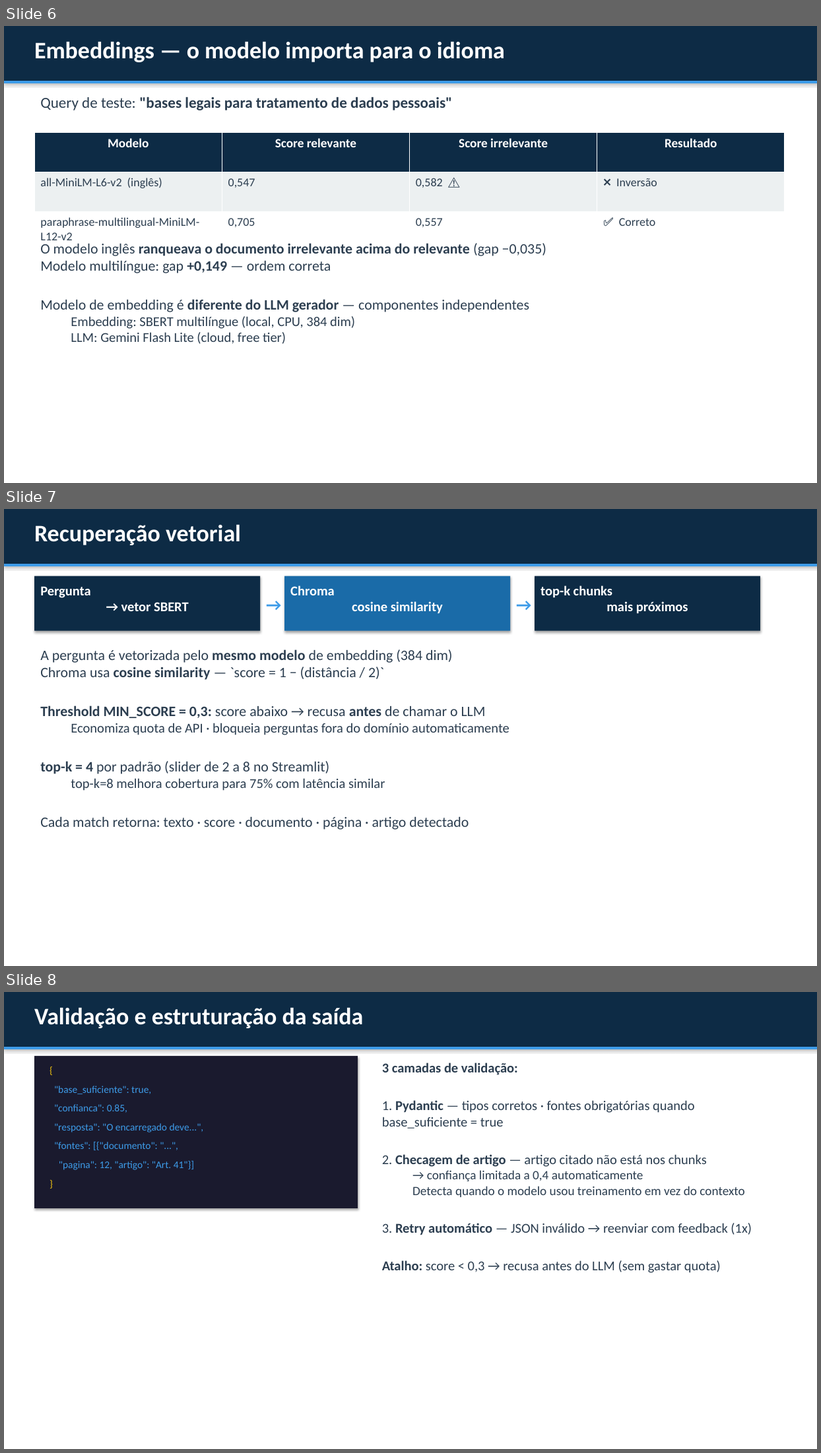
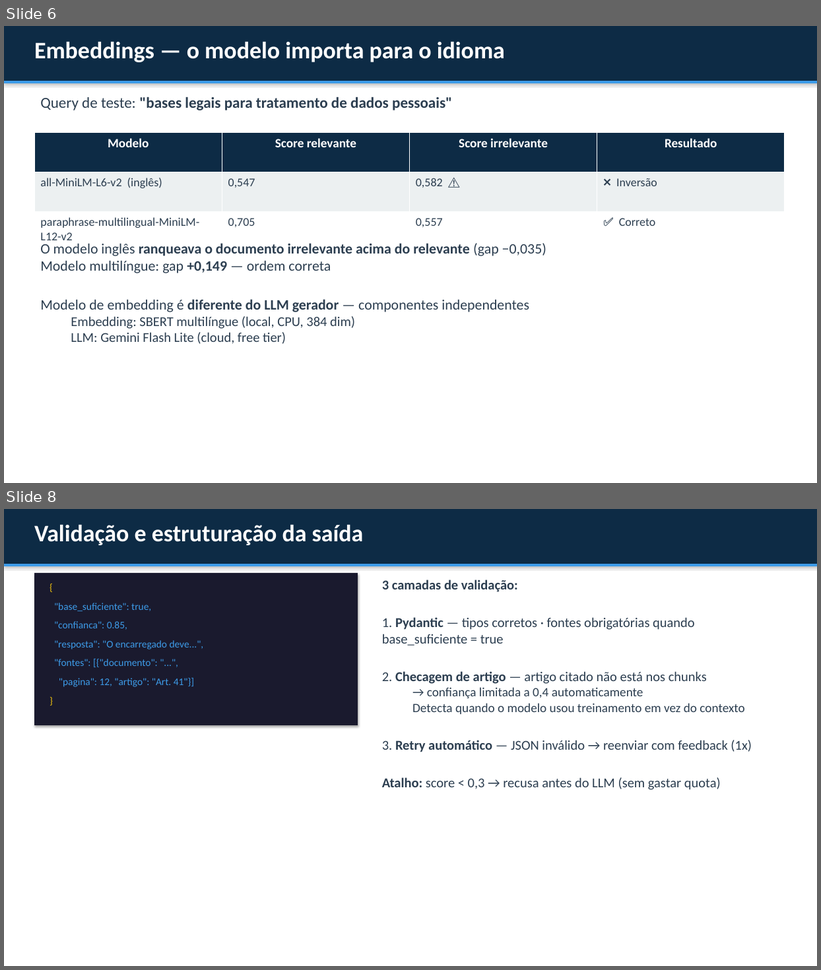
Before and after one commit to kioba0/lgpd-rag-assistant, a slide deck: relatorio/slides_lgpd_rag.pptx. Shown one above the other, each under a label of ours: slides 6, 7 and 8 before the commit, slides 6 and 8 after it; the slides between them are not shown. The pictures are 821x1453 and 821x970 pixels, drawn with LibreOffice and Linux fonts; fonts in the diff are those of the drawing. Boxes give left, top, right and bottom in pixels: in the first picture for what was removed or moved away, otherwise in the second. Text is boxed around its words. In the diff, an @@ line names an element or a change of style, - is before the commit and + after.

```diff
--- a/relatorio/slides_lgpd_rag.pptx
+++ b/relatorio/slides_lgpd_rag.pptx
@@ slide 7 removed at (x1=4, y1=509, x2=817, y2=966), background #FFFFFF @@
@@ rectangle removed at (x1=4, y1=509, x2=817, y2=564) @@
@@ text removed at (x1=34, y1=524, x2=241, y2=545) @@
-Recuperação vetorial
@@ rectangle removed at (x1=4, y1=564, x2=817, y2=566) @@
@@ rectangle removed at (x1=34, y1=576, x2=260, y2=631) @@
@@ text removed at (x1=40, y1=586, x2=189, y2=611) @@
-Pergunta
-→ vetor SBERT
@@ rectangle removed at (x1=284, y1=576, x2=510, y2=631) @@
@@ text removed at (x1=290, y1=586, x2=443, y2=614) @@
-Chroma
-cosine similarity
@@ rectangle removed at (x1=535, y1=576, x2=760, y2=631) @@
@@ text removed at (x1=541, y1=586, x2=688, y2=614) @@
-top-k chunks
-mais próximos
@@ text removed at (x1=260, y1=591, x2=284, y2=616) @@
-→
@@ text removed at (x1=510, y1=591, x2=535, y2=616) @@
-→
@@ text removed at (x1=40, y1=650, x2=510, y2=830) @@
-A pergunta é vetorizada pelo mesmo modelo de embedding (384 dim)
-Chroma usa cosine similarity — `score = 1 − (distância / 2)`
-Threshold MIN_SCORE = 0,3: score abaixo → recusa antes de chamar o LLM
-  Economiza quota de API · bloqueia perguntas fora do domínio automaticamente
-top-k = 4 por padrão (slider de 2 a 8 no Streamlit)
-  top-k=8 melhora cobertura para 75% com latência similar
-Cada match retorna: texto · score · documento · página · artigo detectado
```
Also in this commit, not shown: 1 slide changed, 1 slide added, 4 other files.
